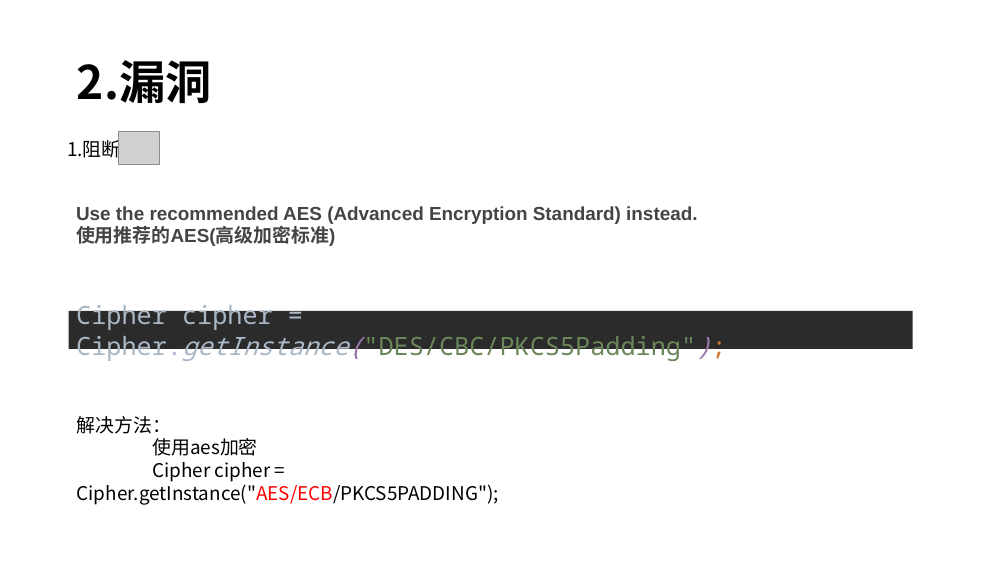
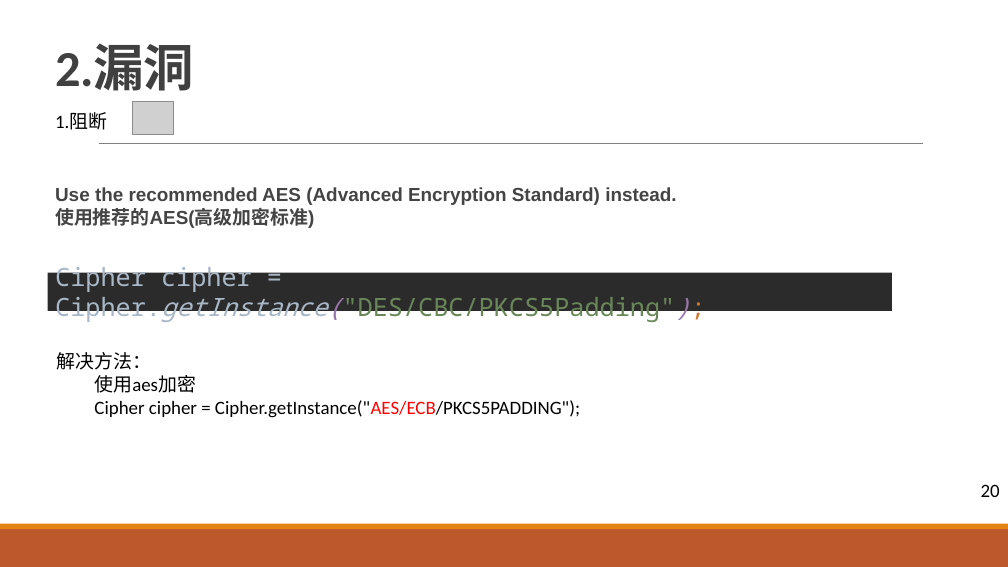
Before and after one commit to yuanbaojian/personMultipleProject, a slide deck: slide 21 of src/main/resources/File/sonarQube扫描问题.pptx. Drawn at 1008x567 pixels with LibreOffice and Linux fonts; fonts in the diff are those of the drawing; grey boxes stand for pictures. Boxes give left, top, right and bottom in pixels: in the first picture for what was removed or moved away, otherwise in the second. Text is boxed around its words. In the diff, an @@ line names an element or a change of style, - is before the commit and + after.

```diff
--- a/src/main/resources/File/sonarQube扫描问题.pptx
+++ b/src/main/resources/File/sonarQube扫描问题.pptx
@@ title "2.漏洞": place and size @@
-title "2.漏洞" at bbox=[77, 60, 212, 103]
+title "2.漏洞" at bbox=[55, 45, 194, 91]
@@ title "2.漏洞" at bbox=[55, 45, 194, 91]: size 44 to 48 pt, font Noto Sans CJK SC to Calibri, text colour #000000 to #404040, letter spacing 0 to -0.5 pt; line spacing 0.9 to 0.85; vertical alignment middle to bottom @@
@@ text "1.阻断" at bbox=[55, 112, 107, 130]: font Noto Sans CJK SC to Calibri @@
@@ text "1.阻断": place and size @@
-text "1.阻断" at bbox=[67, 137, 121, 162]
+text "1.阻断" at bbox=[55, 112, 107, 130]
@@ picture: place and size @@
-picture at bbox=[119, 132, 160, 165]
+picture at bbox=[133, 101, 174, 135]
@@ line added from (99, 144) to (923, 144), #808080 0.5 pt @@
@@ text "Use the recommended AES (Advanced ...": place and size @@
-text "Use the recommended AES (Advanced ..." at bbox=[76, 206, 697, 246]
+text "Use the recommended AES (Advanced ..." at bbox=[55, 187, 676, 228]
@@ rectangle "Cipher cipher = Cipher.getInstance("DES/CBC/PKCS5Padding");": place and size @@
-rectangle "Cipher cipher = Cipher.getInstance("DES/CBC/PKCS5Padding");" at bbox=[69, 311, 913, 349]
+rectangle "Cipher cipher = Cipher.getInstance("DES/CBC/PKCS5Padding");" at bbox=[48, 273, 892, 311]
@@ text "解决方法：": place and size @@
-text "解决方法：" at bbox=[77, 416, 499, 505]
+text "解决方法：" at bbox=[57, 352, 580, 418]
@@ text "解决方法：" at bbox=[57, 352, 580, 418]: font Noto Sans CJK SC to Calibri @@
@@ text added at bbox=[981, 484, 1000, 497], 18 pt, text #000000 @@
+20
@@ rectangle added at bbox=[0, 529, 1008, 567], fill #BD582C @@
@@ rectangle added at bbox=[0, 524, 1008, 529], fill #E48312 @@
```
Also in this commit, not shown: 19 other slides changed, 4 slides added, 1 slide removed.
